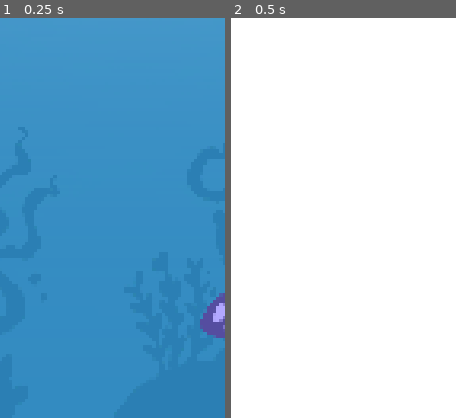
Above: before the commit, frames 1-2 (left to right).
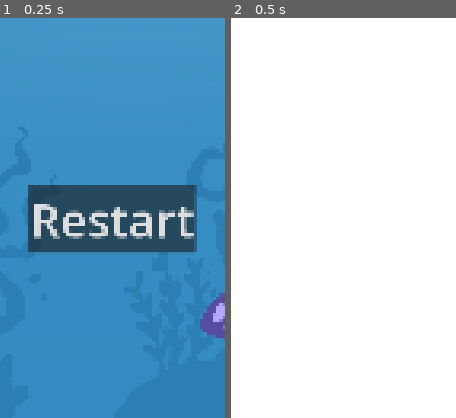
Above: after the commit, the same moments.

Repository: izzqz/to-the-core
Game: Godot game, scene res://main.tscn
Two runs of this game, one before a commit and one after it. Both use one fixed random seed, a clock stepped at 60 frames per second and the inputs below.
Inputs:
- Up to frame 1 (0.25 s): no input
- Up to frame 2 (0.5 s): no input
The pictures show only the part of the screen within x 25-75%, y 48-98%; the shares and areas given below are measured in that part.

The runs differ from the first frame. In frame 1, 13% of the frame differs, in the area x 12-88%, y 41-59%; in frame 2, nothing differs.

Commit message:
Buttons

Diff:
--- a/scenes/overlay.tscn
+++ b/scenes/overlay.tscn
@@ -4,22 +4,6 @@
 
 [sub_resource type="LabelSettings" id="LabelSettings_14nai"]
 font_size = 100
-
-[sub_resource type="Animation" id="Animation_14nai"]
-resource_name = "flash"
-length = 0.3
-tracks/0/type = "value"
-tracks/0/imported = false
-tracks/0/enabled = true
-tracks/0/path = NodePath("ColorRect:color")
-tracks/0/interp = 2
-tracks/0/loop_wrap = true
-tracks/0/keys = {
-"times": PackedFloat32Array(0, 0.3),
-"transitions": PackedFloat32Array(1.48847, 1),
-"update": 0,
-"values": [Color(1, 1, 1, 1), Color(1, 1, 1, 0)]
-}
 
 [sub_resource type="Animation" id="Animation_d607a"]
 length = 0.001
@@ -80,6 +64,22 @@
 "values": [Color(1, 1, 1, 0)]
 }
 
+[sub_resource type="Animation" id="Animation_14nai"]
+resource_name = "flash"
+length = 0.3
+tracks/0/type = "value"
+tracks/0/imported = false
+tracks/0/enabled = true
+tracks/0/path = NodePath("ColorRect:color")
+tracks/0/interp = 2
+tracks/0/loop_wrap = true
+tracks/0/keys = {
+"times": PackedFloat32Array(0, 0.3),
+"transitions": PackedFloat32Array(1.48847, 1),
+"update": 0,
+"values": [Color(1, 1, 1, 1), Color(1, 1, 1, 0)]
+}
+
 [sub_resource type="AnimationLibrary" id="AnimationLibrary_r2eog"]
 _data = {
 &"RESET": SubResource("Animation_d607a"),
@@ -118,6 +118,18 @@
 label_settings = SubResource("LabelSettings_14nai")
 horizontal_alignment = 1
 
+[node name="MarginContainer2" type="MarginContainer" parent="Score"]
+custom_minimum_size = Vector2(0, 1500)
+layout_mode = 2
+
+[node name="CenterContainer2" type="CenterContainer" parent="Score"]
+layout_mode = 2
+
+[node name="Restart_Button" type="Button" parent="Score/CenterContainer2"]
+layout_mode = 2
+theme_override_font_sizes/font_size = 150
+text = "Restart"
+
 [node name="ColorRect" type="ColorRect" parent="."]
 layout_mode = 1
 anchors_preset = 15
